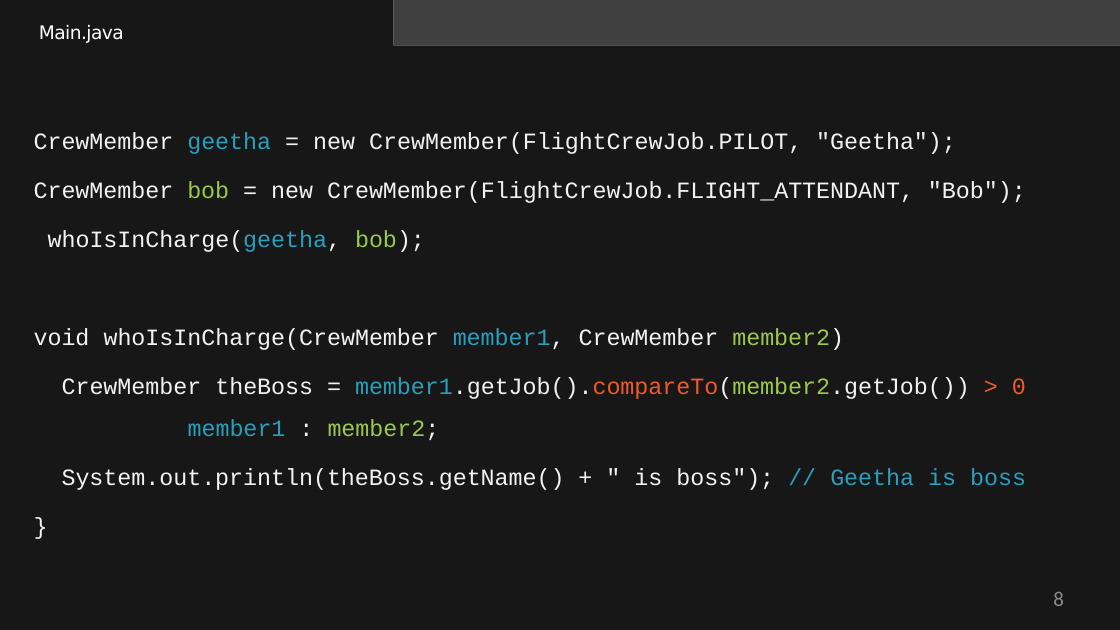
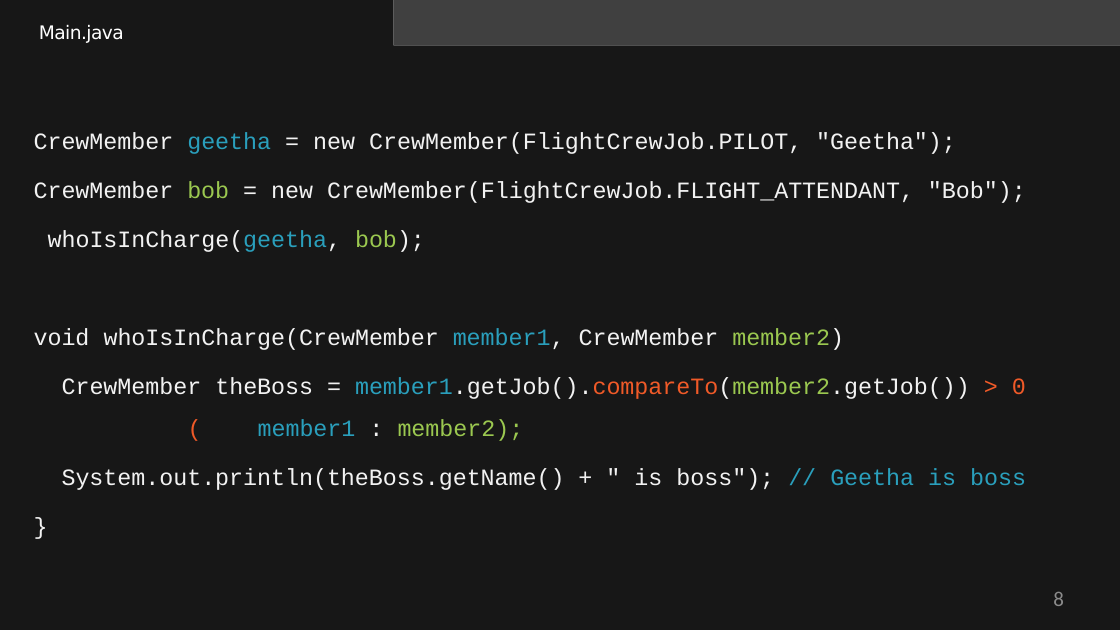
Before and after one commit to StevenJoseph19/Java, a slide deck: slide 8 of Day 4/Slides/8. Working with Enums/working-with-enums-slides.pptx. Drawn at 1120x630 pixels with LibreOffice and Linux fonts; fonts in the diff are those of the drawing; background and template pictures are left out. Boxes give left, top, right and bottom in pixels: in the first picture for what was removed or moved away, otherwise in the second. Text is boxed around its words. In the diff, an @@ line names an element or a change of style, - is before the commit and + after.

```diff
--- a/Day 4/Slides/8. Working with Enums/working-with-enums-slides.pptx
+++ b/Day 4/Slides/8. Working with Enums/working-with-enums-slides.pptx
@@ text at [62, 377, 1026, 441]: text changed @@
-CrewMember theBoss = member1.getJob().compareTo(member2.getJob()) > 0 member1 : member2;
+CrewMember theBoss = member1.getJob().compareTo(member2.getJob()) > 0 ( member1 : member2);
```
Also in this commit, not shown: 11 other files.
